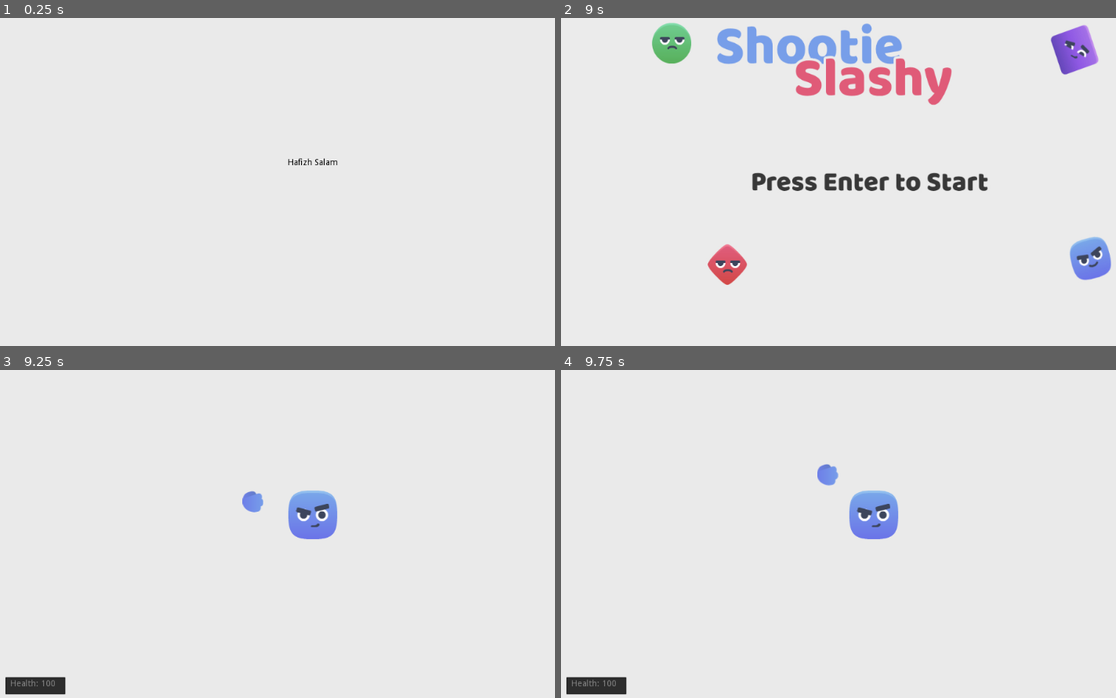
Above: before the commit, frames 1-4 (two rows, left to right).
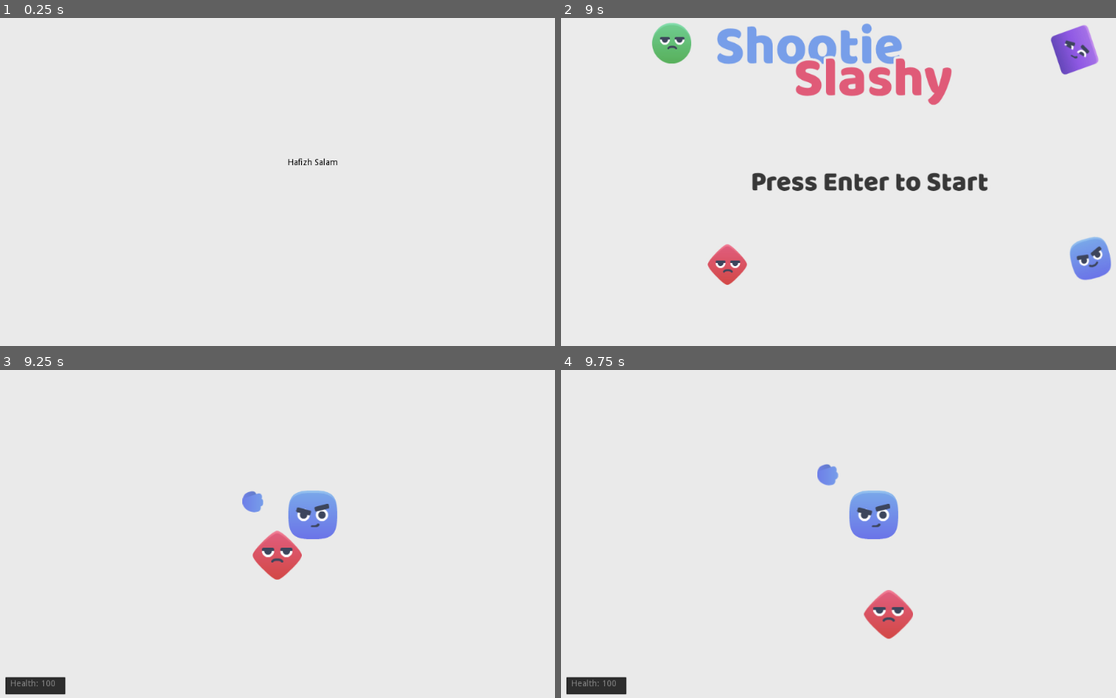
Above: after the commit, the same moments.

Repository: pislm/shootieslashy
Game: Godot game, scene res://scenes/splash/Splash1.tscn
Same seed, same stepped clock (60 frames per second), same inputs: the game is played once before the commit and once after it.
Inputs:
- Up to frame 1 (0.25 s): no input
- Up to frame 2 (9 s): tap Enter (ui_accept) at 0.5, 1.35, 1.52, 1.82, 2, 2.85, 3.02, 3.32, 3.5, 4.35, 4.52, 4.82, 5.85, 6.02, 6.32, 7.35, 7.52, 7.82, 8.85 s; hold Right (ui_right) 0.53-1.28 s; hold Enter (ui_accept) 0.53-1.28 s; hold Down (ui_down) 1.28-2.03 s; hold Right (ui_right) 2.03-2.78 s; hold Enter (ui_accept) 2.03-2.78 s; hold Up (ui_up) 2.78-3.53 s; hold Enter (ui_accept) 3.53-4.28 s; hold Left (ui_left) 3.53-5.03 s; hold Down (ui_down) 5.03-5.78 s; hold Enter (ui_accept) 5.03-5.78 s; hold Right (ui_right) 5.78-6.53 s; hold Up (ui_up) 6.53-7.28 s; hold Enter (ui_accept) 6.53-7.28 s; hold Right (ui_right) 7.28-8.03 s; hold Down (ui_down) 8.03-8.78 s; hold Enter (ui_accept) 8.03-8.78 s; hold Left (ui_left) from 8.78 s (still down)
- Up to frame 3 (9.25 s): keep holding Left (ui_left); tap Enter (ui_accept) at 9.02 s
- Up to frame 4 (9.75 s): tap Enter (ui_accept) at 9.32 s; release Left (ui_left) at 9.53 s; hold Up (ui_up) from 9.53 s (still down); hold Enter (ui_accept) from 9.53 s (still down)

Frames 1-2 are identical in both runs. In frame 3, 0.8% of the frame differs, in the area x 45-55%, y 48-64%; in frame 4, 0.8%, in the area x 54-64%, y 67-83%.

Commit message:
added polishing

Diff:
--- a/scenes/Enemy.gd
+++ b/scenes/Enemy.gd
@@ -21,7 +21,8 @@
 
 
 func _on_RigidBody2D_body_entered(body):
-	if (body.name == "Sword"):
-		health -= 10
-	if (health <= 0):
+	print(body.name)
+	if ("Sword" in body.name):
+		health -= 100
+		print("enemy killed")
 		queue_free()
--- a/scenes/Enemy.tscn
+++ b/scenes/Enemy.tscn
@@ -11,6 +11,8 @@
 script = ExtResource( 3 )
 
 [node name="RigidBody2D" type="RigidBody2D" parent="."]
+contacts_reported = 760
+contact_monitor = true
 
 [node name="CollisionShape2D" type="CollisionShape2D" parent="RigidBody2D"]
 rotation = 0.785398
@@ -23,6 +25,7 @@
 texture = ExtResource( 2 )
 
 [node name="CollisionShape2D" type="CollisionShape2D" parent="."]
+visible = false
 rotation = 0.785398
 shape = SubResource( 1 )
 
--- a/scenes/Level.tscn
+++ b/scenes/Level.tscn
@@ -10,7 +10,6 @@
 [node name="Player" parent="." instance=ExtResource( 1 )]
 
 [node name="Enemy" parent="." instance=ExtResource( 3 )]
-visible = false
 position = Vector2( -148, 89 )
 
 [node name="EnemySpawner" type="Node2D" parent="."]
--- a/scenes/Player.tscn
+++ b/scenes/Player.tscn
@@ -36,12 +36,19 @@
 [node name="Sword" type="KinematicBody2D" parent="."]
 position = Vector2( 100, 0 )
 
-[node name="CollisionShape2D" type="CollisionShape2D" parent="Sword"]
-shape = SubResource( 2 )
-
 [node name="Sprite" type="Sprite" parent="Sword"]
 rotation = 1.5708
 texture = ExtResource( 4 )
+
+[node name="SwordBody" type="RigidBody2D" parent="Sword"]
+contacts_reported = 290
+contact_monitor = true
+
+[node name="CollisionShape2D" type="CollisionShape2D" parent="Sword/SwordBody"]
+shape = SubResource( 2 )
+
+[node name="CollisionShape2D2" type="CollisionShape2D" parent="Sword"]
+shape = SubResource( 2 )
 
 [node name="HealthText" type="TextEdit" parent="."]
 margin_left = -502.0
Not shown, changed: README.md
